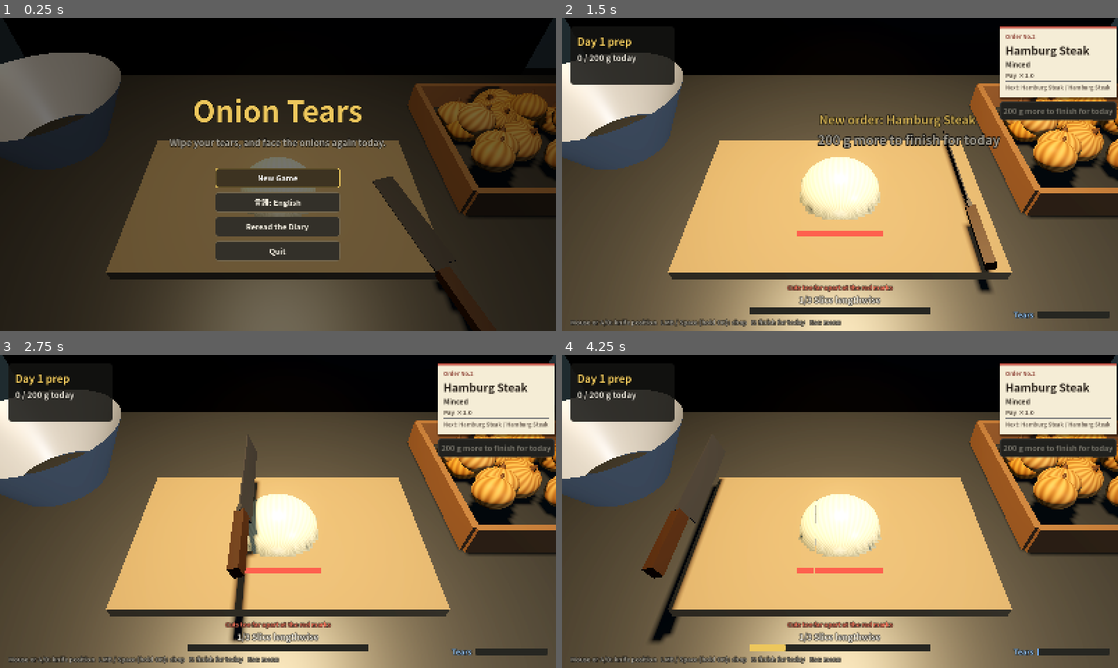
Above: before the commit, frames 1-4 (two rows, left to right).
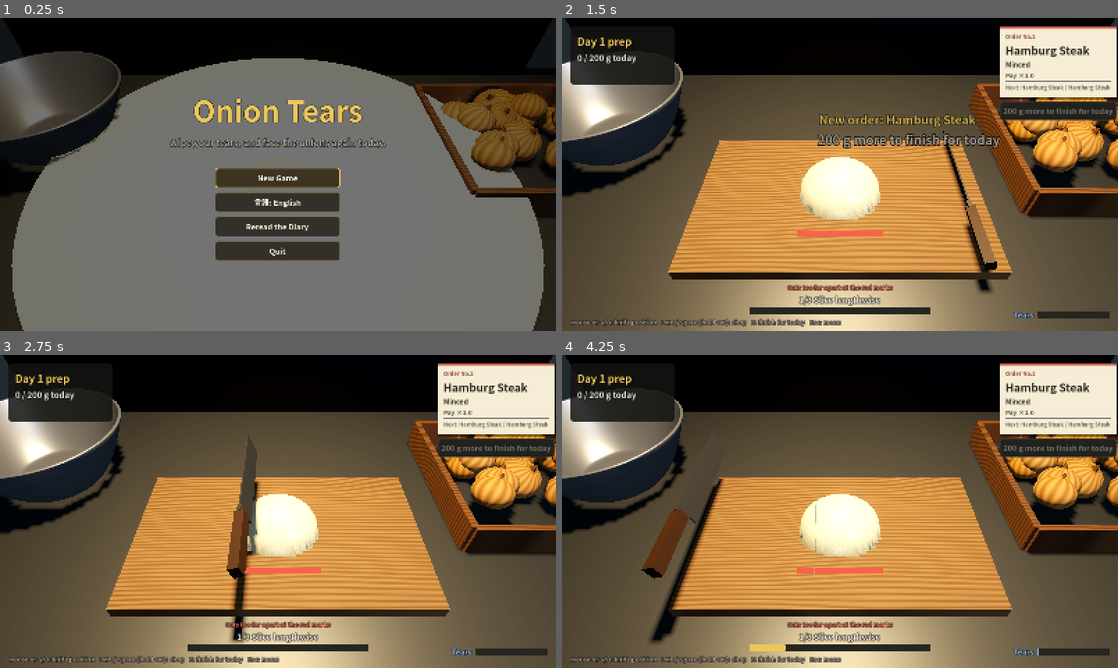
Above: after the commit, the same moments.

Repository: decopon-7/-
Game: Godot game, scene res://scenes/main.tscn
Two runs of this game, one before a commit and one after it. Both use one fixed random seed, a clock stepped at 60 frames per second and the inputs below.
Inputs (mouse positions are in pixels of both pictures, inside the frame that each line leads up to):
- Up to frame 1 (0.25 s): no input
- Up to frame 2 (1.5 s): click "New Game" at 0.5 s; tap Enter at 1.25 s; move the mouse to (962, 158) at 1.27 s; hold D (knife_right) from 1.28 s (still down); hold E (end_day) from 1.28 s (still down); click (962, 158) at 1.42 s
- Up to frame 3 (2.75 s): tap Space (chop) at 1.52 s; release D (knife_right) at 2 s; release E (end_day) at 2 s; drag from (166, 527) to (250, 574) at 2.02 s
- Up to frame 4 (4.25 s): move the mouse to (895, 442) at 2.77 s; hold D (knife_right) 2.78-3.5 s; hold E (end_day) 2.78-3.5 s; drag from (812, 574) to (673, 464) at 3.52 s

The runs differ from the first frame. In frame 1, 64% of the frame differs, in the area x 0-100%, y 10-100%; in frame 2, 26%; in frame 3, 27%; in frame 4, 27%.

Commit message:
見た目の改善（第2弾）：まな板・ケースの木目とステンレスのボウル
- shaders/wood.gdshader：画像を使わず、ワールド座標から年輪の線・うねり・繊維のざらつきを描く。
  まな板とケースに適用（板ごとに seed を変えて木目の位置をずらす）。
  最初は線が太すぎて雲のようにぼやけ、明るすぎて白飛びしたので、線を細かく・色を暗くして調整
- ボウルを CylinderMesh から、断面の輪郭を回転させたメッシュ（_lathe）に変更：
  口の縁が丸く、壁に厚みがあり、内側に底がある金属のボウルになった
- 中身は、縦に潰すだけの方式をやめ、ボウルの内壁の半径に合わせた筒にした
  （少ないときも壁にめり込まない）。表面のかけらの散らばり半径も内径に合わせる

## 検証
- bowl ショットで 0/200/750/1500g を目視確認、cut ショットで木目を目視確認
- selftest・test_controller・ヘッドレス実行でエラーなし

Co-Authored-By: Claude Sonnet 5.5 <noreply@anthropic.com>
Claude-Session: https://claude.ai/code/session_01Fz9qy8KHkDBY9XhjKQFu2R

Diff:
--- a/scripts/main.gd
+++ b/scripts/main.gd
@@ -13,9 +13,14 @@
 const KNIFE_X_LIMIT := 0.26
 const ControlsScript := preload("res://scripts/controls.gd")
 const CRATE_ONION_SHADER := preload("res://shaders/onion_whole.gdshader")
+const WOOD_SHADER := preload("res://shaders/wood.gdshader")
 ## ボウルに溜まる、みじん切りのかけら（見た目用）の最大個数と、満タン時の散らばり半径
 const BOWL_CHUNK_COUNT := 70
 const BOWL_CHUNK_RADIUS := 0.16
+## ボウルの寸法（高さ・壁の厚み・内側の底の高さ）
+const BOWL_HEIGHT := 0.15
+const BOWL_WALL := 0.007
+const BOWL_FLOOR_Y := 0.01
 
 ## 1日の最低量。これを刻むまでは「今日はここまで」で終われない
 ## （時間制限やノルマの罰則ではなく、1日を早送りしすぎてストーリーを消費し尽くさないための下限）
@@ -471,15 +476,77 @@
 func _update_bowl() -> void:
 	var level := clampf(float(grams_today) / 1500.0, 0.0, 1.0)
 	bowl_fill.visible = level > 0.0
-	bowl_fill.scale = Vector3(1.0, maxf(level, 0.01), 1.0)
-	bowl_fill.position = BOWL_POS + Vector3(0, 0.01 + 0.15 * level * 0.5, 0)
-	# みじん切りのかけらが、盛り上がった中身の表面に乗っているように見せる。
-	# ボウルはすぼまった形なので、中身が少ないうちは散らばる半径も一緒に絞る
-	var fill_top_y := 0.01 + 0.15 * level
-	var radius_now := lerpf(0.1, BOWL_CHUNK_RADIUS, level)
-	bowl_chunks.position = BOWL_POS + Vector3(0, fill_top_y, 0)
-	bowl_chunks.scale = Vector3.ONE * (radius_now / BOWL_CHUNK_RADIUS)
+	# 中身は、ボウルの内側の形に沿った高さ・太さの筒にする（縦に潰すだけだと、少ないときに壁からはみ出す）
+	var top_y := BOWL_FLOOR_Y + (BOWL_HEIGHT - BOWL_FLOOR_Y - 0.012) * level
+	var fill := bowl_fill.mesh as CylinderMesh
+	fill.height = maxf(top_y - BOWL_FLOOR_Y, 0.001)
+	fill.bottom_radius = _bowl_inner_radius(BOWL_FLOOR_Y) - 0.002
+	fill.top_radius = _bowl_inner_radius(top_y) - 0.002
+	bowl_fill.position = BOWL_POS + Vector3(0, BOWL_FLOOR_Y + fill.height * 0.5, 0)
+	# みじん切りのかけらは、その中身の表面に乗せる（散らばる半径も、そこの内径に合わせる）
+	bowl_chunks.position = BOWL_POS + Vector3(0, top_y, 0)
+	bowl_chunks.scale = Vector3.ONE * ((_bowl_inner_radius(top_y) - 0.018) / BOWL_CHUNK_RADIUS)
 	bowl_chunks.multimesh.visible_instance_count = roundi(level * BOWL_CHUNK_COUNT)
+
+
+## ボウルの外側の半径（高さ y のとき）。底はすぼまり、口に向かってゆるやかに広がる
+func _bowl_outer_radius(y: float) -> float:
+	return 0.085 + 0.105 * pow(clampf(y / BOWL_HEIGHT, 0.0, 1.0), 0.6)
+
+
+func _bowl_inner_radius(y: float) -> float:
+	return _bowl_outer_radius(y) - BOWL_WALL
+
+
+## ボウル本体のメッシュ：外側の壁 → 口の縁（丸み） → 内側の壁 → 内側の底、の輪郭を回転させる
+func _bowl_mesh() -> ArrayMesh:
+	var path: Array[Vector2] = []
+	var steps := 14
+	for i in steps + 1:
+		var y := BOWL_HEIGHT * float(i) / steps
+		path.append(Vector2(_bowl_outer_radius(y), y))
+	# 口の縁は半円で丸める
+	var rim_c := Vector2(_bowl_outer_radius(BOWL_HEIGHT) - BOWL_WALL * 0.5, BOWL_HEIGHT)
+	for i in range(1, 6):
+		var a := PI * float(i) / 6.0
+		path.append(rim_c + Vector2(cos(a), sin(a)) * BOWL_WALL * 0.5)
+	for i in range(steps, -1, -1):
+		var y := BOWL_FLOOR_Y + (BOWL_HEIGHT - BOWL_FLOOR_Y) * float(i) / steps
+		path.append(Vector2(_bowl_inner_radius(y), y))
+	path.append(Vector2(0.0, BOWL_FLOOR_Y))
+	# 外側の底の中心から始める
+	path.push_front(Vector2(0.0, 0.0))
+	return _lathe(path, 56)
+
+
+## 断面の輪郭（半径, 高さ）を軸のまわりに回転させたメッシュ。法線は輪郭の向きからなめらかに求める
+func _lathe(path: Array[Vector2], segments: int) -> ArrayMesh:
+	var normals: Array[Vector2] = []
+	for i in path.size():
+		var a := path[maxi(i - 1, 0)]
+		var b := path[mini(i + 1, path.size() - 1)]
+		var tangent := (b - a).normalized()
+		normals.append(Vector2(tangent.y, -tangent.x))
+	var st := SurfaceTool.new()
+	st.begin(Mesh.PRIMITIVE_TRIANGLES)
+	for i in path.size() - 1:
+		for k in segments:
+			var a0 := TAU * float(k) / segments
+			var a1 := TAU * float(k + 1) / segments
+			var v := [[i, a0], [i, a1], [i + 1, a0], [i + 1, a1]]
+			var pos: Array[Vector3] = []
+			var nrm: Array[Vector3] = []
+			for e in v:
+				var p: Vector2 = path[e[0]]
+				var n: Vector2 = normals[e[0]]
+				var ang: float = e[1]
+				pos.append(Vector3(p.x * cos(ang), p.y, p.x * sin(ang)))
+				nrm.append(Vector3(n.x * cos(ang), n.y, n.x * sin(ang)))
+			for tri in [[0, 1, 2], [1, 3, 2]]:
+				for idx in tri:
+					st.set_normal(nrm[idx])
+					st.add_vertex(pos[idx])
+	return st.commit()
 
 
 func _update_gap_markers() -> void:
@@ -974,7 +1041,7 @@
 	var tile := _mat(Color(0.55, 0.6, 0.58), 0.4)
 	var steel := _mat(Color(0.32, 0.33, 0.33), 0.45, 0.7)
 	var dark_steel := _mat(Color(0.18, 0.19, 0.19), 0.5, 0.6)
-	var board := _mat(Color(0.52, 0.42, 0.3), 0.8)
+	var board := _wood_mat(Color(0.52, 0.37, 0.22), Color(0.33, 0.21, 0.11), 1.7)
 
 	# 床と壁（壁の下半分はタイル）
 	_box(self, Vector3(8, 0.1, 8), Vector3(0, -0.05, 0), concrete)
@@ -989,7 +1056,7 @@
 	_box(self, Vector3(0.6, 0.025, 0.36), Vector3(0, BOARD_TOP - 0.0125, 0.05), board)
 
 	# 玉ねぎのケース（右）。1個ずつ別のマテリアルにして、色味・筋の位相をばらつかせる
-	_crate(CRATE_POS + Vector3(0, -0.06, 0), Vector3(0.42, 0.14, 0.4), _mat(Color(0.45, 0.3, 0.18), 0.8))
+	_crate(CRATE_POS + Vector3(0, -0.06, 0), Vector3(0.42, 0.14, 0.4), _wood_mat(Color(0.42, 0.27, 0.14), Color(0.25, 0.14, 0.07), 6.3))
 	var stem_mat := _mat(Color(0.32, 0.2, 0.1), 0.7)
 	for i in 16:
 		var o := MeshInstance3D.new()
@@ -1020,25 +1087,15 @@
 		tip.position = Vector3(0, 0.042, 0)
 		o.add_child(tip)
 
-	# みじん切りをためるボウル（左）
+	# みじん切りをためるボウル（左）：断面の輪郭を回転させて作る、厚みのあるステンレスのボウル
 	var bowl := MeshInstance3D.new()
-	var bowl_mesh := CylinderMesh.new()
-	bowl_mesh.top_radius = 0.19
-	bowl_mesh.bottom_radius = 0.11
-	bowl_mesh.height = 0.15
-	bowl_mesh.cap_top = false
-	bowl.mesh = bowl_mesh
-	var bowl_mat := _mat(Color(0.75, 0.76, 0.78), 0.35, 0.3)
-	bowl_mat.cull_mode = BaseMaterial3D.CULL_DISABLED
+	bowl.mesh = _bowl_mesh()
+	var bowl_mat := _mat(Color(0.78, 0.8, 0.83), 0.28, 0.85)
 	bowl.material_override = bowl_mat
-	bowl.position = BOWL_POS + Vector3(0, 0.075, 0)
+	bowl.position = BOWL_POS
 	add_child(bowl)
 	bowl_fill = MeshInstance3D.new()
-	var fill_mesh := CylinderMesh.new()
-	fill_mesh.top_radius = 0.17
-	fill_mesh.bottom_radius = 0.11
-	fill_mesh.height = 0.15
-	bowl_fill.mesh = fill_mesh
+	bowl_fill.mesh = CylinderMesh.new()
 	bowl_fill.material_override = _mat(Color(0.93, 0.91, 0.8), 0.3)
 	add_child(bowl_fill)
 	_build_bowl_chunks()
@@ -1122,6 +1179,16 @@
 
 # ================================================================ ヘルパー
 
+## 木目つきの素材。seed を変えると木目の位置がずれて、板ごとの違いになる
+func _wood_mat(base: Color, dark: Color, seed_value: float) -> ShaderMaterial:
+	var m := ShaderMaterial.new()
+	m.shader = WOOD_SHADER
+	m.set_shader_parameter("base_color", base)
+	m.set_shader_parameter("dark_color", dark)
+	m.set_shader_parameter("seed", seed_value)
+	return m
+
+
 func _mat(color: Color, roughness: float, metallic: float = 0.0) -> StandardMaterial3D:
 	var m := StandardMaterial3D.new()
 	m.albedo_color = color
--- /dev/null
+++ b/shaders/wood.gdshader
@@ -0,0 +1,42 @@
+// 木目のシェーダー（まな板・玉ねぎのケース用）。画像は使わず、ワールド座標から木目を描く。
+// 板の長手方向（X）に年輪の筋が走り、板ごとに少しずつずれる。
+shader_type spatial;
+
+uniform vec3 base_color : source_color = vec3(0.82, 0.62, 0.38);
+uniform vec3 dark_color : source_color = vec3(0.58, 0.39, 0.2);
+uniform float grain_scale = 340.0;
+uniform float seed = 0.0;
+uniform float roughness_value = 0.78;
+
+varying vec3 wpos;
+
+float hash(vec2 p) {
+	return fract(sin(dot(p, vec2(127.1, 311.7))) * 43758.5453);
+}
+
+float noise(vec2 p) {
+	vec2 i = floor(p);
+	vec2 f = fract(p);
+	f = f * f * (3.0 - 2.0 * f);
+	return mix(mix(hash(i), hash(i + vec2(1, 0)), f.x),
+			mix(hash(i + vec2(0, 1)), hash(i + vec2(1, 1)), f.x), f.y);
+}
+
+void vertex() {
+	wpos = (MODEL_MATRIX * vec4(VERTEX, 1.0)).xyz;
+}
+
+void fragment() {
+	// 筋はX方向に長く、Z方向に細かく並ぶ。ゆるい波で曲げて、木目らしいうねりを出す
+	// うねり（板全体でゆるく曲がる）と、細い年輪の線、さらに細かい繊維のざらつきを重ねる
+	float warp = noise(vec2(wpos.x * 4.0 + seed, wpos.z * 7.0)) * 5.0;
+	float rings = abs(sin(wpos.z * grain_scale + warp * 3.0 + seed * 10.0));
+	float ring_line = smoothstep(0.55, 1.0, rings);
+	float fiber = noise(vec2(wpos.x * 14.0, wpos.z * 900.0 + seed));
+	float t = clamp(ring_line * 0.7 + fiber * 0.3, 0.0, 1.0);
+	vec3 col = mix(base_color, dark_color, t * 0.85);
+	// 板ごとの色むら（ごくゆるく）
+	col *= 0.95 + 0.08 * noise(vec2(wpos.x * 2.0, wpos.z * 3.0 + seed));
+	ALBEDO = col;
+	ROUGHNESS = roughness_value;
+}
Not shown, changed: docs/STEAM_ROADMAP.md
